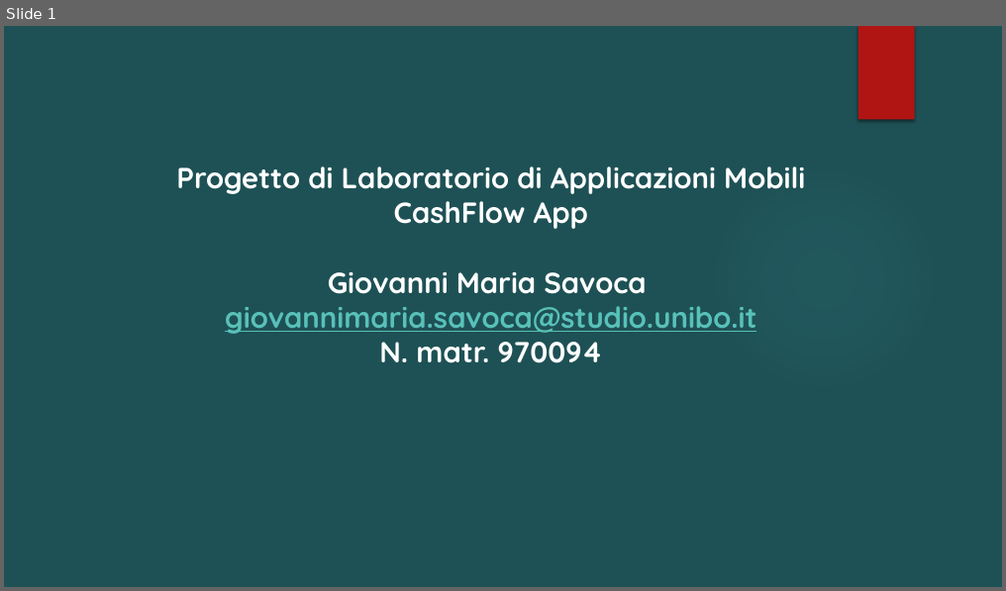
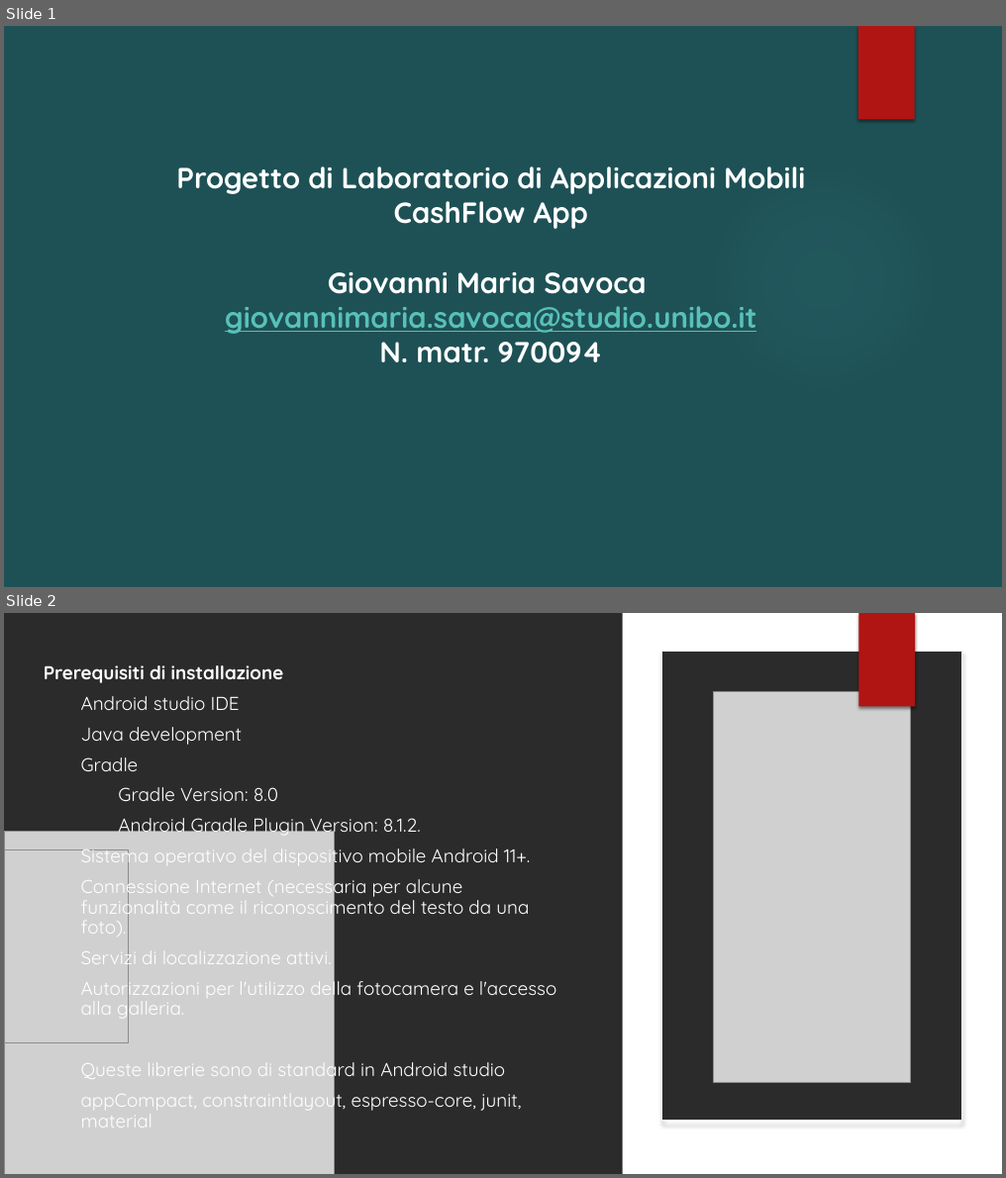
Before and after one commit to Giosc4/CashFlowApp, a slide deck: Docu/Presentazione standard1.pptx. Shown one above the other, each under a label of ours: slide 1 before the commit, slides 1 and 2 after it. The pictures are 1006x591 and 1006x1178 pixels, drawn with LibreOffice and Linux fonts; fonts in the diff are those of the drawing; grey boxes stand for pictures; background and template pictures are left out; a plain dark background stands for a picture behind light text. Boxes give left, top, right and bottom in pixels: in the first picture for what was removed or moved away, otherwise in the second. Text is boxed around its words. In the diff, an @@ line names an element or a change of style, - is before the commit and + after.

```diff
--- a/Docu/Presentazione standard1.pptx
+++ b/Docu/Presentazione standard1.pptx
@@ slide 2 added at bbox=[4, 613, 1002, 1174], background picture (left out) @@
@@ rectangle added at bbox=[623, 613, 1002, 1174], fill #FFFFFF @@
@@ picture added at bbox=[659, 613, 790, 707] @@
@@ rectangle added at bbox=[858, 613, 915, 707], fill #B01513 @@
@@ rectangle added at bbox=[859, 613, 915, 707], fill #B01513 @@
@@ text added at bbox=[44, 665, 556, 1128], 18 pt, text #FFFFFF @@
+Prerequisiti di installazione
+  Android studio IDE
+  Java development
+  Gradle
+  Gradle Version: 8.0
+  Android Gradle Plugin Version: 8.1.2.
+  Sistema operativo del dispositivo mobile Android 11+.
+  Connessione Internet (necessaria per alcune funzionalità come il riconoscimento del testo da una foto).
+  Servizi di localizzazione attivi.
+  Autorizzazioni per l'utilizzo della fotocamera e l'accesso alla galleria.
+  Queste librerie sono di standard in Android studio
+  appCompact, constraintlayout, espresso-core, junit, material
@@ rounded rectangle added at bbox=[662, 651, 962, 1121], fill #FFFFFF, outline #EBEBEB 1 pt @@
@@ picture added at bbox=[714, 692, 911, 1083] @@
@@ picture added at bbox=[4, 832, 334, 1174] @@
@@ picture added at bbox=[4, 850, 129, 1044] @@
@@ picture added at bbox=[709, 1112, 790, 1174] @@
```
Also in this commit, not shown: 9 other slides added, 1 slide removed, 10 other files.
